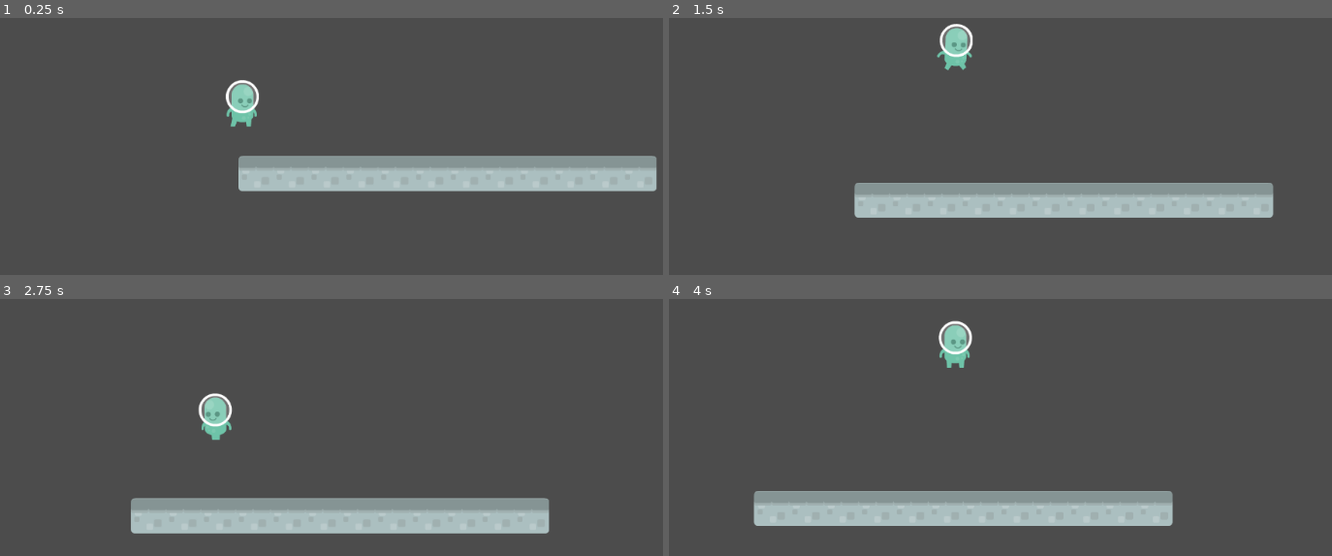
Above: before the commit, frames 1-4 (two rows, left to right).
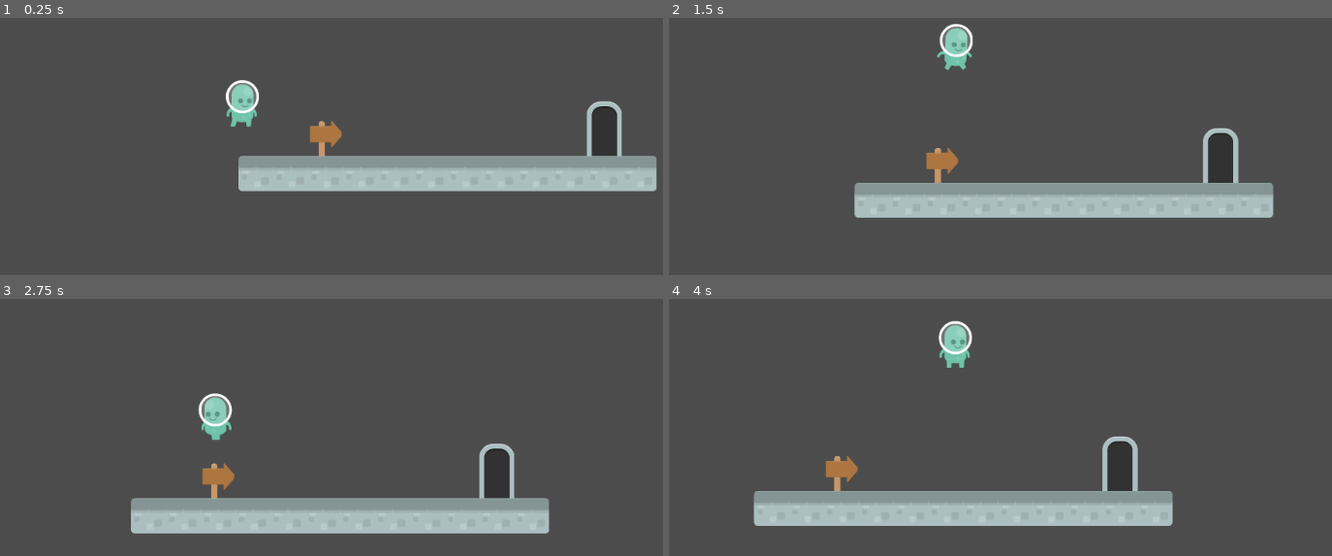
Above: after the commit, the same moments.

Repository: giordanorn/basic-platformer
Game: Godot game, scene res://Levels/Level1.tscn
Two runs of this game, one before a commit and one after it. Both use one fixed random seed, a clock stepped at 60 frames per second and the inputs below.
Inputs:
- Up to frame 1 (0.25 s): no input
- Up to frame 2 (1.5 s): tap Enter (ui_accept) at 0.5, 0.77 s; hold Right (ui_right) from 0.53 s (still down)
- Up to frame 3 (2.75 s): tap Enter (ui_accept) at 1.52 s; release Right (ui_right) at 2.03 s; hold Left (ui_left) from 2.03 s (still down)
- Up to frame 4 (4 s): release Left (ui_left) at 2.78 s; hold Right (ui_right) from 2.78 s (still down); tap Enter (ui_accept) at 3.02, 3.77 s

The runs differ from the first frame. In frame 1, 1.5% of the frame differs, in the area x 46-94%, y 32-54%; in frame 2, 1.5%, in the area x 38-86%, y 42-65%; in frame 3, 1.5%; in frame 4, 1.5%.

Commit message:
improvements on first level

Diff:
--- a/Levels/Level1.tscn
+++ b/Levels/Level1.tscn
@@ -1,8 +1,8 @@
 [gd_scene load_steps=13 format=2]
 
-[ext_resource path="res://Objects/Player.tscn" type="PackedScene" id=1]
-[ext_resource path="res://Sprites/Levels/tiles_spritesheet.png" type="Texture" id=2]
-[ext_resource path="res://Objects/Warp Zone.tscn" type="PackedScene" id=3]
+[ext_resource path="res://Sprites/Levels/tiles_spritesheet.png" type="Texture" id=1]
+[ext_resource path="res://Objects/Warp Zone.tscn" type="PackedScene" id=2]
+[ext_resource path="res://Objects/Player.tscn" type="PackedScene" id=3]
 
 [sub_resource type="ConvexPolygonShape2D" id=1]
 points = PoolVector2Array( 0.75, 0, 70, 0, 70, 70, 0.75, 70 )
@@ -112,8 +112,18 @@
 
 [node name="Level1" type="Node2D"]
 
-[node name="Player" parent="." instance=ExtResource( 1 )]
-editor/display_folded = false
+[node name="TileMap" type="TileMap" parent="."]
+tile_set = SubResource( 9 )
+cell_size = Vector2( 69, 69 )
+cell_quadrant_size = 1
+format = 1
+tile_data = PoolIntArray( -131062, 0, 196617, -65534, 0, 196612, -65526, 0, 262153, 0, 0, 196619, 1, 0, 131083, 2, 0, 131083, 3, 0, 131083, 4, 0, 131083, 5, 0, 131083, 6, 0, 131083, 7, 0, 131083, 8, 0, 131083, 9, 0, 131083, 10, 0, 131083, 11, 0, 65547 )
+
+[node name="Warp Zone" parent="." instance=ExtResource( 2 )]
+position = Vector2( 725, -55 )
+scale = Vector2( 3.5, 5.5 )
+
+[node name="Player" parent="." instance=ExtResource( 3 )]
 position = Vector2( 8.5864, -117.364 )
 
 [node name="Camera2D" type="Camera2D" parent="Player"]
@@ -127,14 +137,3 @@
 drag_margin_v_enabled = false
 smoothing_enabled = true
 smoothing_speed = 2.0
-
-[node name="TileMap" type="TileMap" parent="."]
-tile_set = SubResource( 9 )
-cell_size = Vector2( 69, 69 )
-cell_quadrant_size = 1
-format = 1
-tile_data = PoolIntArray( 0, 0, 196619, 1, 0, 131083, 2, 0, 131083, 3, 0, 131083, 4, 0, 131083, 5, 0, 131083, 6, 0, 131083, 7, 0, 131083, 8, 0, 131083, 9, 0, 131083, 10, 0, 131083, 11, 0, 65547 )
-
-[node name="Warp Zone" parent="." instance=ExtResource( 3 )]
-position = Vector2( 737.544, -84.6832 )
-scale = Vector2( 4, 8 )
--- a/Objects/Warp Zone.tscn
+++ b/Objects/Warp Zone.tscn
@@ -5,7 +5,6 @@
 [sub_resource type="RectangleShape2D" id=1]
 
 [node name="Area2D" type="Area2D"]
-editor/display_folded = true
 scale = Vector2( 1e-05, 1e-05 )
 script = ExtResource( 1 )
 
Not shown: 2 places in Levels/Level1.tscn that only renumber resources
